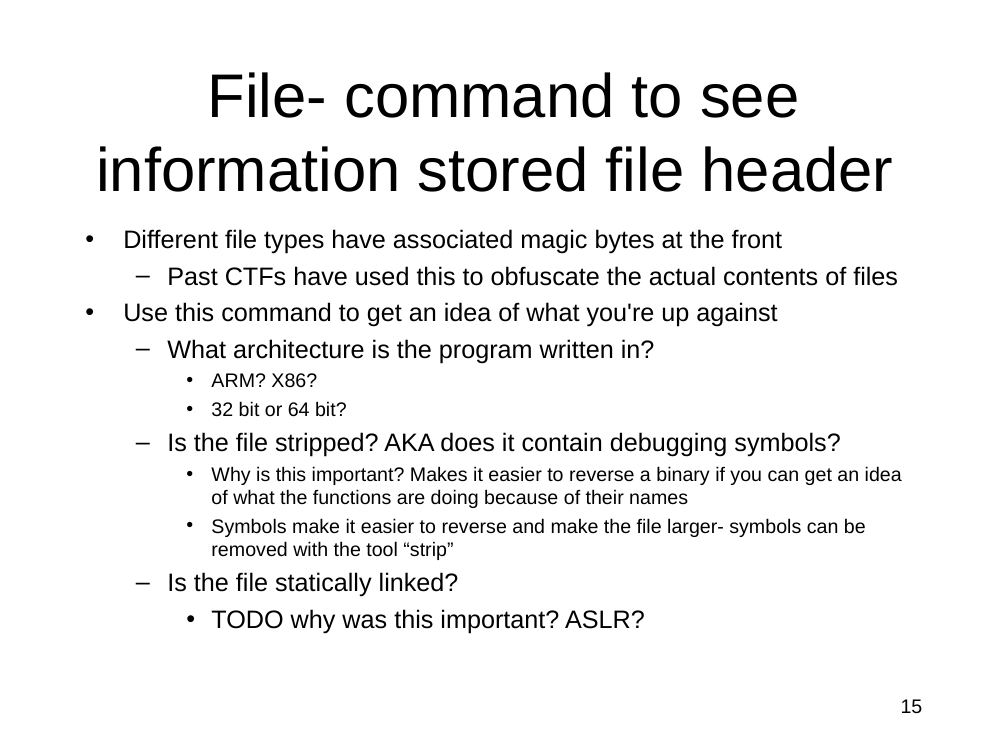
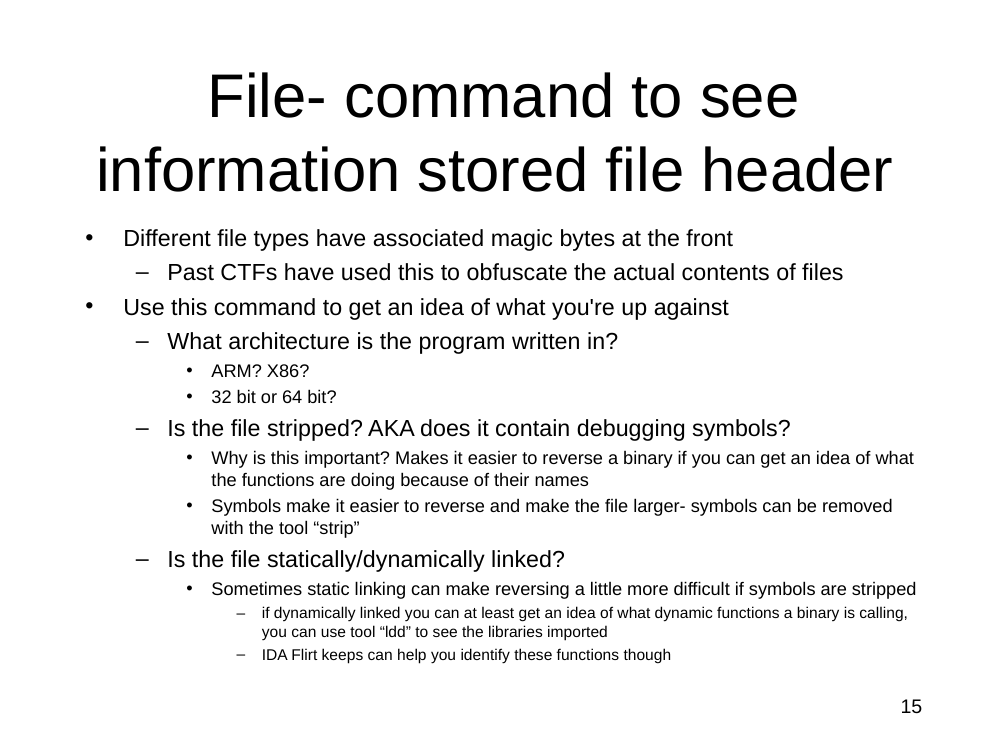
Before and after one commit to RobotMafiaCTF/RE_VR_Training, a slide deck: slide 15 of assembly/ppts/IntroductionToIntelx86-Part2.ppt. Drawn at 1008x756 pixels with LibreOffice and Linux fonts; fonts in the diff are those of the drawing. Boxes give left, top, right and bottom in pixels: in the first picture for what was removed or moved away, otherwise in the second. Text is boxed around its words. In the diff, an @@ line names an element or a change of style, - is before the commit and + after.

```diff
--- a/assembly/ppts/IntroductionToIntelx86-Part2.ppt
+++ b/assembly/ppts/IntroductionToIntelx86-Part2.ppt
@@ text at box(123, 229, 914, 538): size 18 to 16.6 pt in "Different file types have associated magic bytes ...", "Past CTFs have used this to obfuscate ...", "Use this command to get an idea ...", "What architecture is the program written in?" and 1 more places; size 14 to 12.9 pt in "ARM? X86?", "32 bit or 64 bit?", "Why is this important? Makes it easier ...", "Symbols make it easier to reverse and ..." @@
@@ text at box(167, 550, 917, 663): text changed; size 18 to 11.1 pt @@
-  – Is the file statically linked?
-    • TODO why was this important? ASLR?
+  – Is the file statically/dynamically linked?
+    • Sometimes static linking can make reversing a little more difficult if symbols are stripped
+      – if dynamically linked you can at least get an idea of what dynamic functions a binary is calling, you can use tool “ldd” to see the libraries imported
+      – IDA Flirt keeps can help you identify these functions though
```
Also in this commit, not shown: 8 other slides changed, 1 slide added, 1 slide removed.
